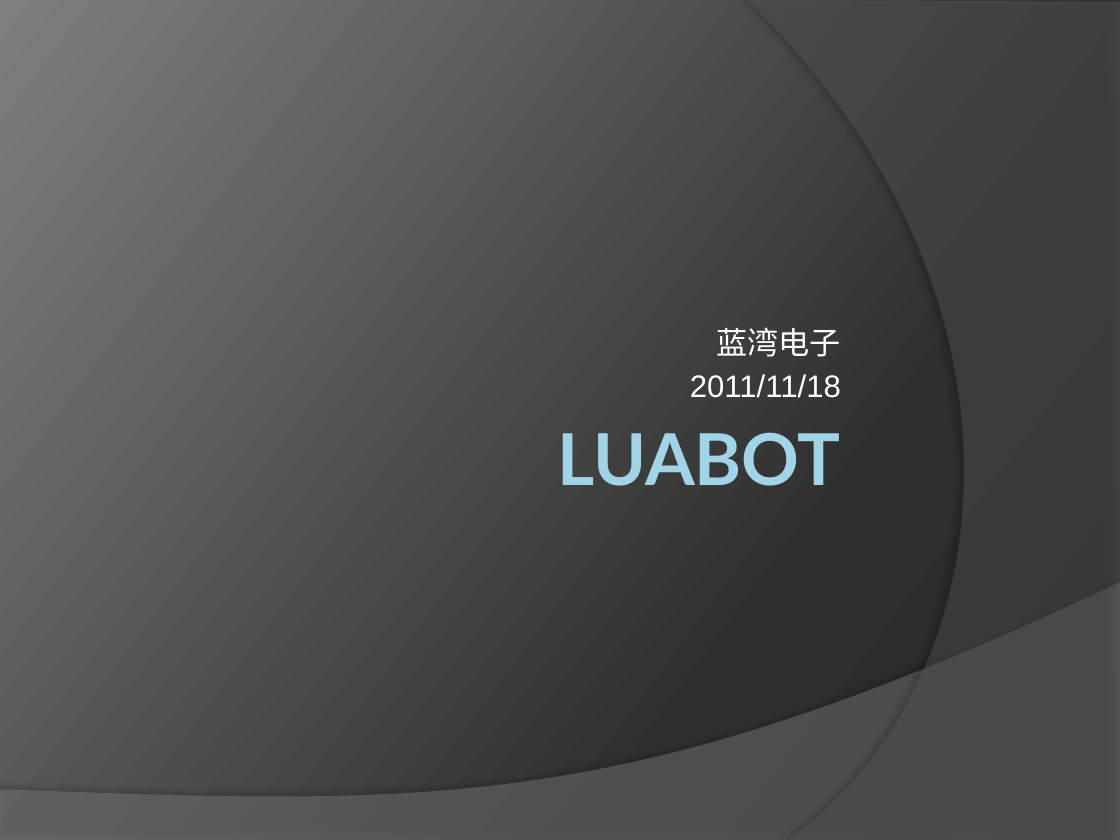
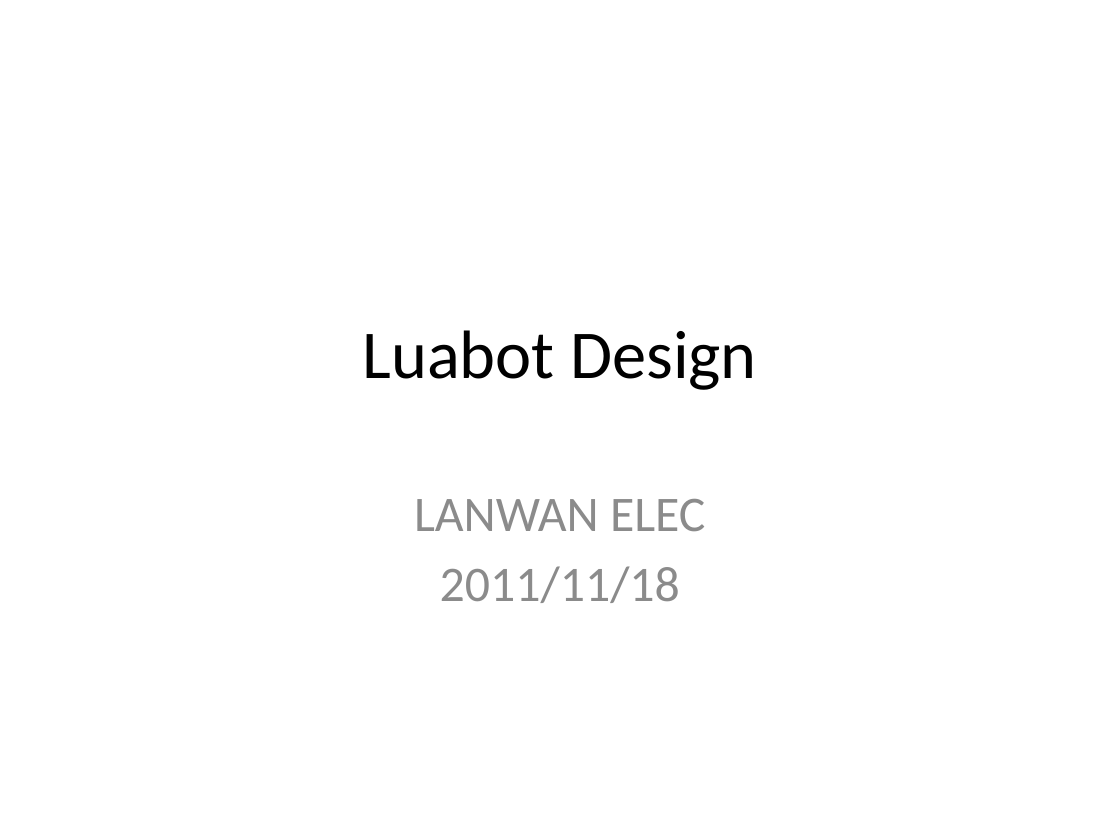
Before and after one commit to lanwan/luabot, a slide deck: slide 1 of doc/design/luabot design.pptx. Drawn at 1120x840 pixels with LibreOffice and Linux fonts; fonts in the diff are those of the drawing. Boxes give left, top, right and bottom in pixels: in the first picture for what was removed or moved away, otherwise in the second. Text is boxed around its words. In the diff, an @@ line names an element or a change of style, - is before the commit and + after.

```diff
--- a/doc/design/luabot design.pptx
+++ b/doc/design/luabot design.pptx
@@ background gradient #282828 to #2F2F2F to #7E7E7E to #FFFFFF @@
@@ freeform shape removed at [748,0,1120,840] @@
@@ title "Luabot Design" at [362,330,757,390]: vertical alignment top to middle @@
@@ title at [362,330,757,390]: text changed; size 46 to 44 pt; font Lato to Calibri; text colour gradient #A1D4E7 to #58808D to #000000; bold off @@
-LUABOT
+Luabot Design
@@ subtitle "LANWAN ELEC": place and size @@
-subtitle "LANWAN ELEC" at [690,327,841,398]
+subtitle "LANWAN ELEC" at [414,499,705,603]
@@ subtitle "LANWAN ELEC" at [414,499,705,603]: vertical alignment bottom to top @@
@@ subtitle at [414,499,705,531]: text changed; size 20 to 32 pt; font Arial to Calibri; text colour #FFFFFF to #8C8C8C @@
-蓝湾电子
+LANWAN ELEC
@@ subtitle at [440,566,680,603]: size 20 to 32 pt, font Arial to Calibri, text colour #FFFFFF to #8C8C8C in "2011/11/18"; alignment right to centre; more space between paragraphs @@
@@ freeform shape removed at [0,582,1120,840] @@
```
Also in this commit, not shown: 5 other slides changed, 3 slides added, 1 slide removed, 6 other files.
